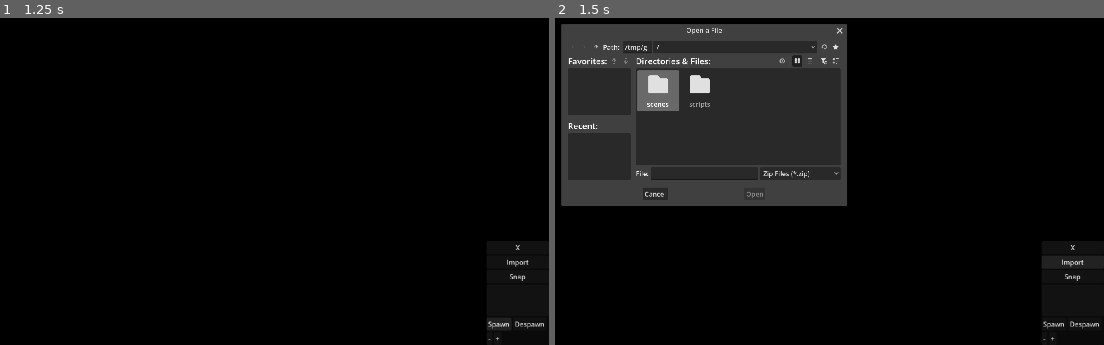
Above: before the commit, frames 1-2 (left to right).
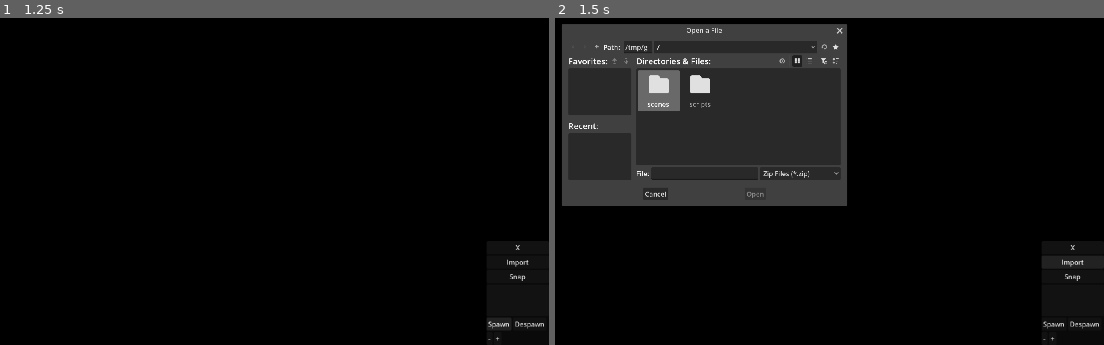
Above: after the commit, the same moments.

Repository: RussellWA/DeskPoke
Game: Godot game, scene res://scenes/main.tscn
The game is run twice, just before and just after one commit, with the same random seed, the same clock (stepped at 60 frames per second) and the same inputs.
Inputs:
- Up to frame 1 (1.25 s): click "Spawn" at 0.5 s
- Up to frame 2 (1.5 s): click "Import" at 1.25 s

Frame 1 is identical in both runs. In frame 2, 0.5% of the frame differs, in the area x 1-39%, y 2-58%.

Commit message:
feat: Spawn a single poke

Diff:
--- a/scenes/main.tscn
+++ b/scenes/main.tscn
@@ -55,7 +55,6 @@
 [node name="PokeList" type="ItemList" parent="UIWindow/CanvasLayer/UIPanel/VBoxContainer" unique_id=431984756]
 layout_mode = 2
 size_flags_vertical = 3
-select_mode = 1
 
 [node name="SpawnMenu" type="HBoxContainer" parent="UIWindow/CanvasLayer/UIPanel/VBoxContainer" unique_id=370767468]
 layout_mode = 2
--- a/scripts/ui/ui_panel.gd
+++ b/scripts/ui/ui_panel.gd
@@ -98,14 +98,13 @@
 	if selected_indexes.is_empty():
 		return
 
-	for index in selected_indexes:
-		var pokemon_name = pokemon_list.get_item_text(index)
-		var folder_path = imported_pokemon[pokemon_name]
+	var pokemon_name = pokemon_list.get_item_text(selected_indexes[0])
+	var folder_path = imported_pokemon[pokemon_name]
 
-		var importer = PokemonImporter.new()
-		var new_pokemon_data = importer.import_pokemon(folder_path)
+	var importer = PokemonImporter.new()
+	var new_pokemon_data = importer.import_pokemon(folder_path)
 
-		$"../../../PetManager".spawn_pet(new_pokemon_data)
+	$"../../../PetManager".spawn_pet(new_pokemon_data)
 
 	pokemon_list.deselect_all()
 
@@ -124,7 +123,3 @@
 	for pet in get_tree().get_nodes_in_group("pets"):
 		if pet.scale.x > 0.4: # Prevent shrinking to zero
 			pet.scale -= Vector2(0.2, 0.2)
-
-var is_menu_open: bool = true
-var full_menu_size: Vector2i = Vector2i(300, 400)
-var collapsed_size: Vector2i = Vector2i(64, 64) # Make this the size of your small logo button
